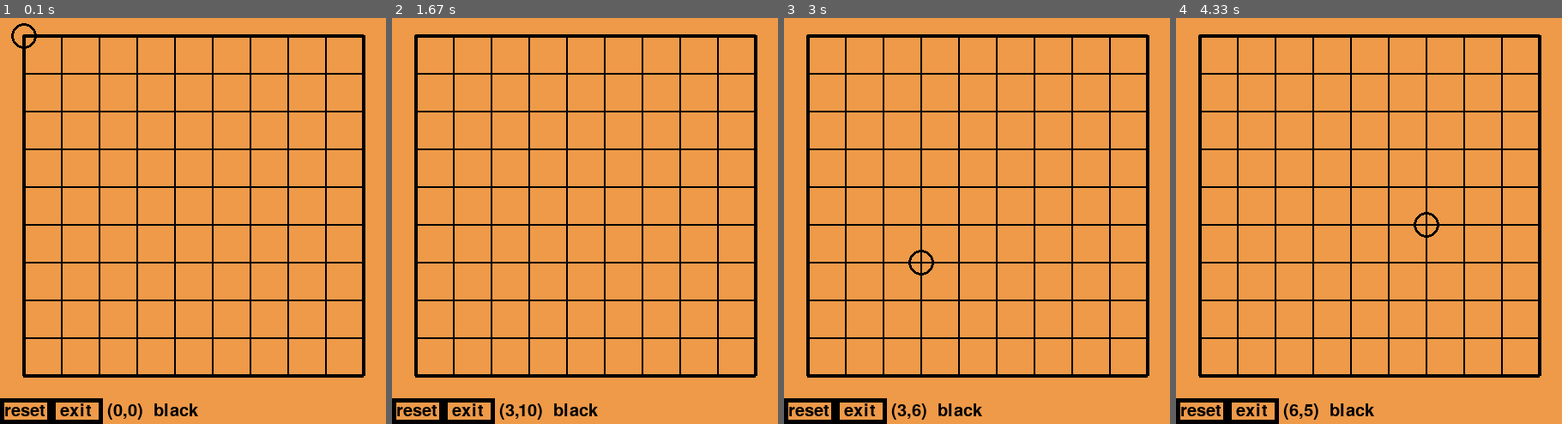
Above: before the commit, frames 1-4 (left to right).
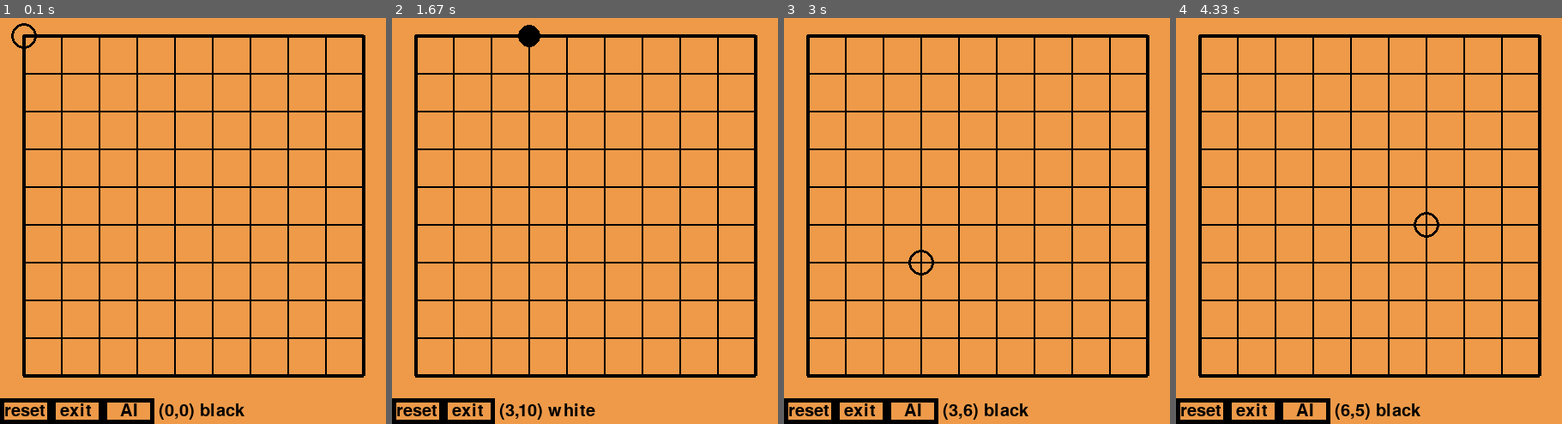
Above: after the commit, the same moments.

Repository: su2u4-1/my_code
Game: pygame game, started from python_game/五子棋.py
Two runs of this game, one before a commit and one after it. Both use one fixed random seed, a clock stepped at 60 frames per second and the inputs below.
Inputs (mouse positions are in pixels of both pictures, inside the frame that each line leads up to):
- Up to frame 1 (0.1 s): type "10 (at the terminal prompt)" at 0 s
- Up to frame 2 (1.67 s): press the mouse at (585, 245) at 0.37 s; move the mouse to (538, 233) at 0.47 s; release the mouse at (492, 221) at 0.6 s; click (519, 411) at 0.72 s, where only the run after the commit has a clickable "AI"; press the mouse at (419, 411) at 1.03 s; move the mouse to (461, 281) at 1.13 s; release the mouse at (503, 151) at 1.27 s; click (519, 411) at 1.38 s, where only the run after the commit has a clickable "AI"
- Up to frame 3 (3 s): click (1015, 306) at 1.72 s; press the mouse at (1015, 306) at 2.03 s; move the mouse to (980, 338) at 2.13 s; release the mouse at (946, 371) at 2.27 s; press the mouse at (811, 411) at 2.37 s; move the mouse to (942, 294) at 2.47 s; release the mouse at (1073, 180) at 2.6 s; press the mouse at (811, 411) at 2.7 s; move the mouse to (853, 330) at 2.8 s; release the mouse at (895, 253) at 2.93 s
- Up to frame 4 (4.33 s): press the mouse at (1203, 411) at 3.03 s; move the mouse to (1226, 314) at 3.13 s; release the mouse at (1253, 221) at 3.27 s; press the mouse at (1303, 411) at 3.37 s; move the mouse to (1272, 269) at 3.47 s; release the mouse at (1245, 127) at 3.6 s; press the mouse at (1203, 411) at 3.7 s; move the mouse to (1264, 375) at 3.8 s; release the mouse at (1326, 338) at 3.93 s; press the mouse at (1203, 411) at 4.03 s; move the mouse to (1303, 310) at 4.13 s; release the mouse at (1407, 212) at 4.27 s

The runs differ from the first frame. In frame 1, 1.0% of the frame differs, in the area x 26-64%, y 93-100%; in frame 2, 0.4%; in frame 3, 1.0%; in frame 4, 1.0%.

Commit message:
五子棋AI

Diff:
--- /dev/null
+++ b/python_game/gamelib.py
@@ -0,0 +1,18 @@
+from typing import Callable, NoReturn
+
+
+def get_int(text: str, error_text: str, condition: Callable[[int], bool]) -> int | NoReturn:
+    while True:
+        s = input(text)
+        try:
+            s = int(s)
+            if condition(s):
+                return s
+            else:
+                print("input error:", error_text)
+        except:
+            print("input error: must be an integer")
+
+
+D4 = ((0, 1), (1, 0), (0, -1), (-1, 0))
+D8 = ((1, 1), (1, 0), (1, -1), (0, 1), (0, -1), (-1, 1), (-1, 0), (-1, -1))
--- a/python_game/五子棋.py
+++ b/python_game/五子棋.py
@@ -1,8 +1,9 @@
 from typing import Literal
+from random import choice, randint
 
 import pygame
 
-from Game import get_int, D8
+from gamelib import get_int, D8
 
 
 class Game_gomoku:
@@ -24,6 +25,9 @@
         self.chessBoard = [[0 for _ in range(size)] for _ in range(size)]
         self.run = True
         self.result = (False, ((-1, -1), (-1, -1)))
+        self.ai_side: Literal["black", "white", "no"] = "no"
+        self.temp_text = ""
+        self.temp_text_time = 0
 
     def show(self) -> None:
         self.screen.fill((238, 154, 73))
@@ -49,16 +53,28 @@
         self.screen.blit(self.font.render("reset", True, (0, 0, 0)), (5, self.h + 5))
         pygame.draw.rect(self.screen, (0, 0, 0), (60, self.h, 60, 30), 5)
         self.screen.blit(self.font.render("exit", True, (0, 0, 0)), (70, self.h + 5))
+        if self.ai_side == "no":
+            pygame.draw.rect(self.screen, (0, 0, 0), (120, self.h, 60, 30), 5)
+            self.screen.blit(self.font.render("AI", True, (0, 0, 0)), (140, self.h + 5))
         mx, my = pygame.mouse.get_pos()
-        if 60 <= mx < 120 and self.h <= my < self.h + 30:
+        if 0 <= mx < 60 and self.h <= my < self.h + 30:
+            pygame.draw.rect(self.screen, (255, 255, 255), (0, self.h, 60, 30), 5)
+        elif 60 <= mx < 120 and self.h <= my < self.h + 30:
             pygame.draw.rect(self.screen, (255, 255, 255), (60, self.h, 60, 30), 5)
-        elif 0 <= mx < 60 and self.h <= my < self.h + 30:
-            pygame.draw.rect(self.screen, (255, 255, 255), (0, self.h, 60, 30), 5)
+        elif 120 <= mx < 180 and self.h <= my < self.h + 30 and self.ai_side == "no":
+            pygame.draw.rect(self.screen, (255, 255, 255), (120, self.h, 60, 30), 5)
+        if self.temp_text != "":
+            self.temp_text_time -= 1
+            if self.temp_text_time == 0:
+                self.temp_text = ""
         if self.status == "gamerun":
-            text = self.font.render(f"({self.mx},{self.my})  {self.turn}", True, (0, 0, 0))
+            text = self.font.render(f"({self.mx},{self.my}) {self.turn} {self.temp_text}", True, (0, 0, 0))
         else:
-            text = self.font.render(f"({self.mx},{self.my})  {self.status}", True, (0, 0, 0))
-        self.screen.blit(text, (125, self.h + 5))
+            text = self.font.render(f"({self.mx},{self.my}) {self.status} {self.temp_text}", True, (0, 0, 0))
+        if self.ai_side == "no":
+            self.screen.blit(text, (185, self.h + 5))
+        else:
+            self.screen.blit(text, (125, self.h + 5))
 
     def check(self) -> tuple[bool, tuple[tuple[int, int], tuple[int, int]]]:
         n = 0
@@ -71,7 +87,7 @@
                         x1 = x
                         y1 = y
                         for _ in range(4):
-                            if x1 + D8[i][0] < 0 or x1 + D8[i][0] > 14 or y1 + D8[i][1] < 0 or y1 + D8[i][1] > 14:
+                            if x1 + D8[i][0] < 0 or x1 + D8[i][0] > self.size - 1 or y1 + D8[i][1] < 0 or y1 + D8[i][1] > self.size - 1:
                                 break
                             elif self.chessBoard[x1 + D8[i][0]][y1 + D8[i][1]] != self.chessBoard[x][y]:
                                 break
@@ -86,6 +102,63 @@
         if n == 0:
             self.status = "draw"
         return False, ((-1, -1), (-1, -1))
+
+    def put_chess(self) -> None:
+        if self.chessBoard[self.mx][self.my] == 0 and self.status == "gamerun":
+            if self.turn == "black":
+                self.turn = "white"
+                self.chessBoard[self.mx][self.my] = 1
+            else:
+                self.turn = "black"
+                self.chessBoard[self.mx][self.my] = 2
+            if self.turn == self.ai_side:
+                self.ai()
+        else:
+            raise RuntimeError("position is not empty or game is over")
+
+    def ai(self) -> None:
+        possible_pos: list[list[tuple[int, int]]] = [[], [], [], [], [], [], [], []]
+        for x in range(self.size):
+            for y in range(self.size):
+                if self.chessBoard[x][y] != 0:
+                    s = 0
+                    if ("no", "black", "white")[self.chessBoard[x][y]] == self.ai_side:
+                        s = 1
+                    for i in range(8):
+                        l = 0
+                        d = (-1, -1)
+                        x1 = x
+                        y1 = y
+                        for j in range(3):
+                            if x1 + D8[i][0] < 0 or x1 + D8[i][0] > self.size - 1 or y1 + D8[i][1] < 0 or y1 + D8[i][1] > self.size - 1:
+                                break
+                            elif self.chessBoard[x1 + D8[i][0]][y1 + D8[i][1]] != self.chessBoard[x][y]:
+                                if self.chessBoard[x1 + D8[i][0]][y1 + D8[i][1]] == 0:
+                                    l = j + 1
+                                    d = (x1 + D8[i][0], y1 + D8[i][1])
+                                break
+                            x1 += D8[i][0]
+                            y1 += D8[i][1]
+                        else:
+                            l = 4
+                        if l > 0:
+                            if s == 0:
+                                possible_pos[l + 3].append(d)
+                            else:
+                                possible_pos[l - 1].append(d)
+        for i in range(8):
+            if len(possible_pos[7 - i]) > 0:
+                x, y = choice(possible_pos[7 - i])
+                if self.chessBoard[x][y] == 0:
+                    self.mx, self.my = x, y
+                    self.put_chess()
+                    return
+        while True:
+            x, y = randint(0, self.size - 1), randint(0, self.size - 1)
+            if self.chessBoard[x][y] == 0:
+                self.mx, self.my = x, y
+                self.put_chess()
+                return
 
     def main(self) -> None:
         while self.run:
@@ -110,23 +183,24 @@
                         break
                 elif event.type == pygame.MOUSEBUTTONDOWN and pygame.mouse.get_pressed()[0]:
                     if 0 <= self.mx < self.size and 0 <= self.my < self.size:
-                        if self.chessBoard[self.mx][self.my] == 0 and self.status == "gamerun":
-                            if self.turn == "black":
-                                self.turn = "white"
-                                self.chessBoard[self.mx][self.my] = 1
-                            else:
-                                self.turn = "black"
-                                self.chessBoard[self.mx][self.my] = 2
+                        try:
+                            self.put_chess()
+                        except RuntimeError:
+                            self.temp_text = "position is not empty or game is over"
+                            self.temp_text_time = 60
                     else:
                         mx, my = pygame.mouse.get_pos()
-                        if 60 <= mx < 120 and self.h <= my < self.h + 30:
+                        if 0 <= mx < 60 and self.h <= my < self.h + 30:
+                            pygame.quit()
+                            self.run = False
+                            break
+                        elif 60 <= mx < 120 and self.h <= my < self.h + 30:
                             pygame.quit()
                             self.run = False
                             return
-                        elif 0 <= mx < 60 and self.h <= my < self.h + 30:
-                            pygame.quit()
-                            self.run = False
-                            break
+                        elif 120 <= mx < 180 and self.h <= my < self.h + 30 and self.ai_side == "no":
+                            self.ai_side = self.turn
+                            self.ai()
         self.again()
 
     def again(self) -> None:
@@ -135,5 +209,6 @@
 
 
 if __name__ == "__main__":
-    game = Game_gomoku(get_int("size(greater than 19 may cause problems): ", "must be great than 5", lambda x: x > 5))
+    size = get_int("size(greater than 19 may cause problems): ", "must be great than 5", lambda x: x > 5)
+    game = Game_gomoku(size)
     game.main()
